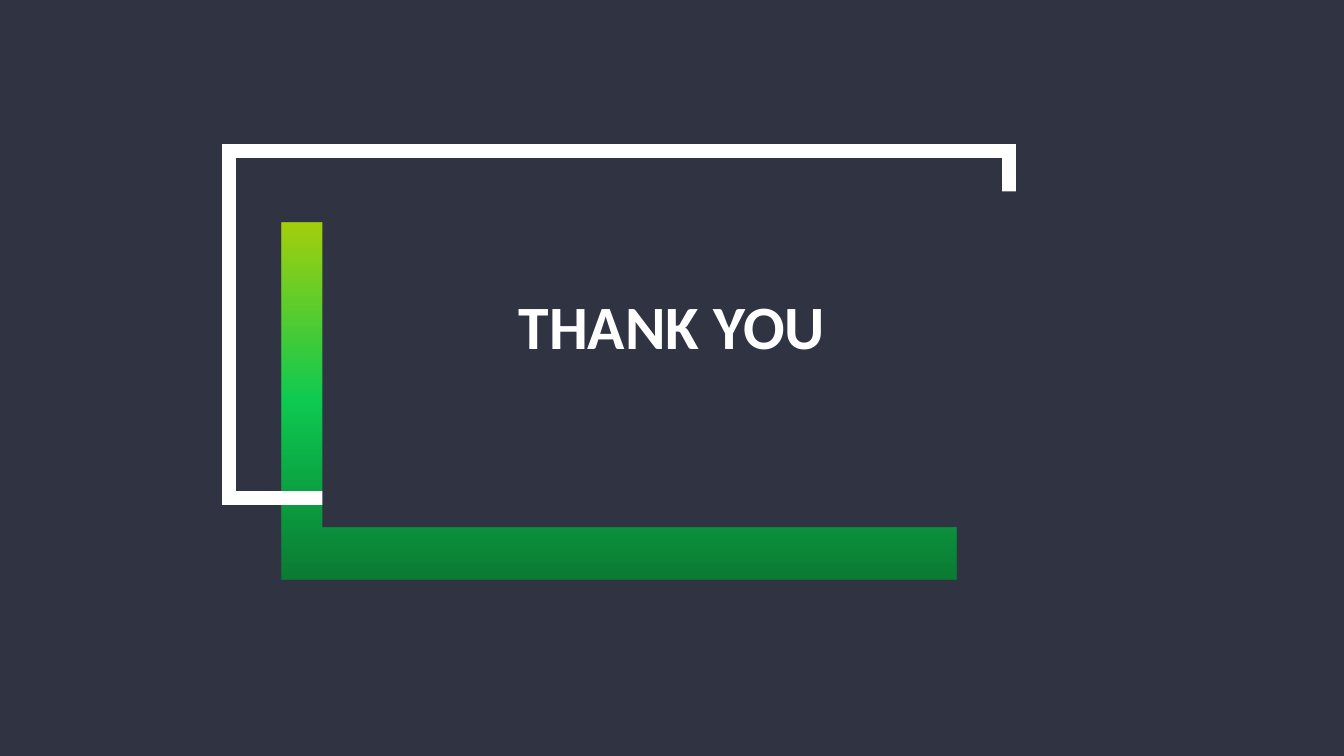
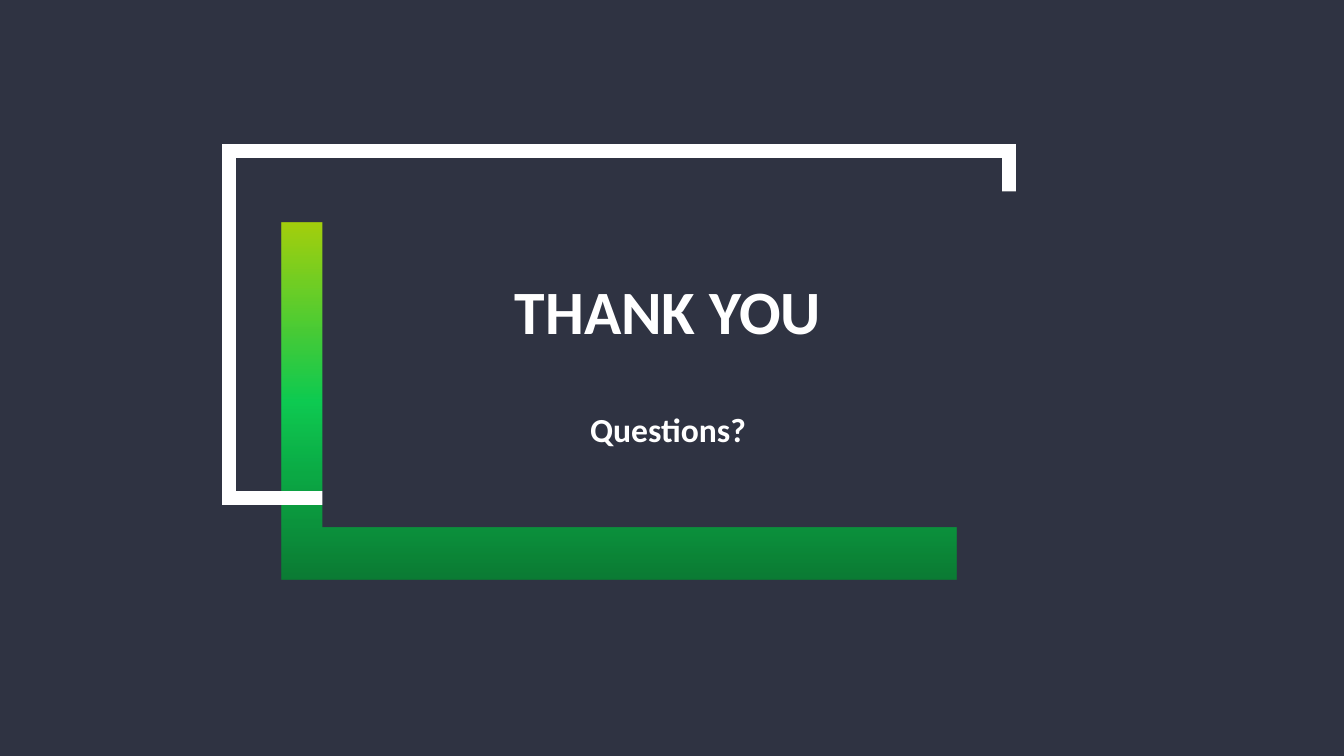
Before and after one commit to IBatsios/capstone, a slide deck: slide 12 of docs/presentations/presentation_1.pptx (slide 9 before the commit). Drawn at 1344x756 pixels with LibreOffice and Linux fonts; fonts in the diff are those of the drawing; background and template pictures are left out. Boxes give left, top, right and bottom in pixels: in the first picture for what was removed or moved away, otherwise in the second. Text is boxed around its words. In the diff, an @@ line names an element or a change of style, - is before the commit and + after.

```diff
--- a/docs/presentations/presentation_1.pptx
+++ b/docs/presentations/presentation_1.pptx
@@ title "THANK YOU": place and size @@
-title "THANK YOU" at box(519, 308, 824, 350)
+title "THANK YOU" at box(515, 293, 820, 447)
@@ title at box(590, 418, 746, 447): paragraph added @@
+Questions?
```
Also in this commit, not shown: 4 other slides changed, 7 slides added, 4 slides removed.
